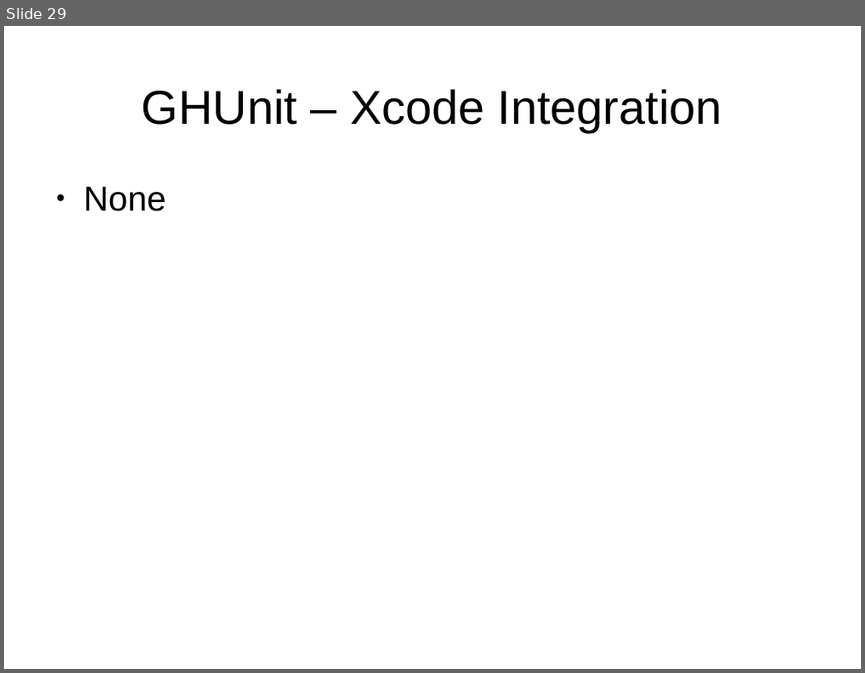
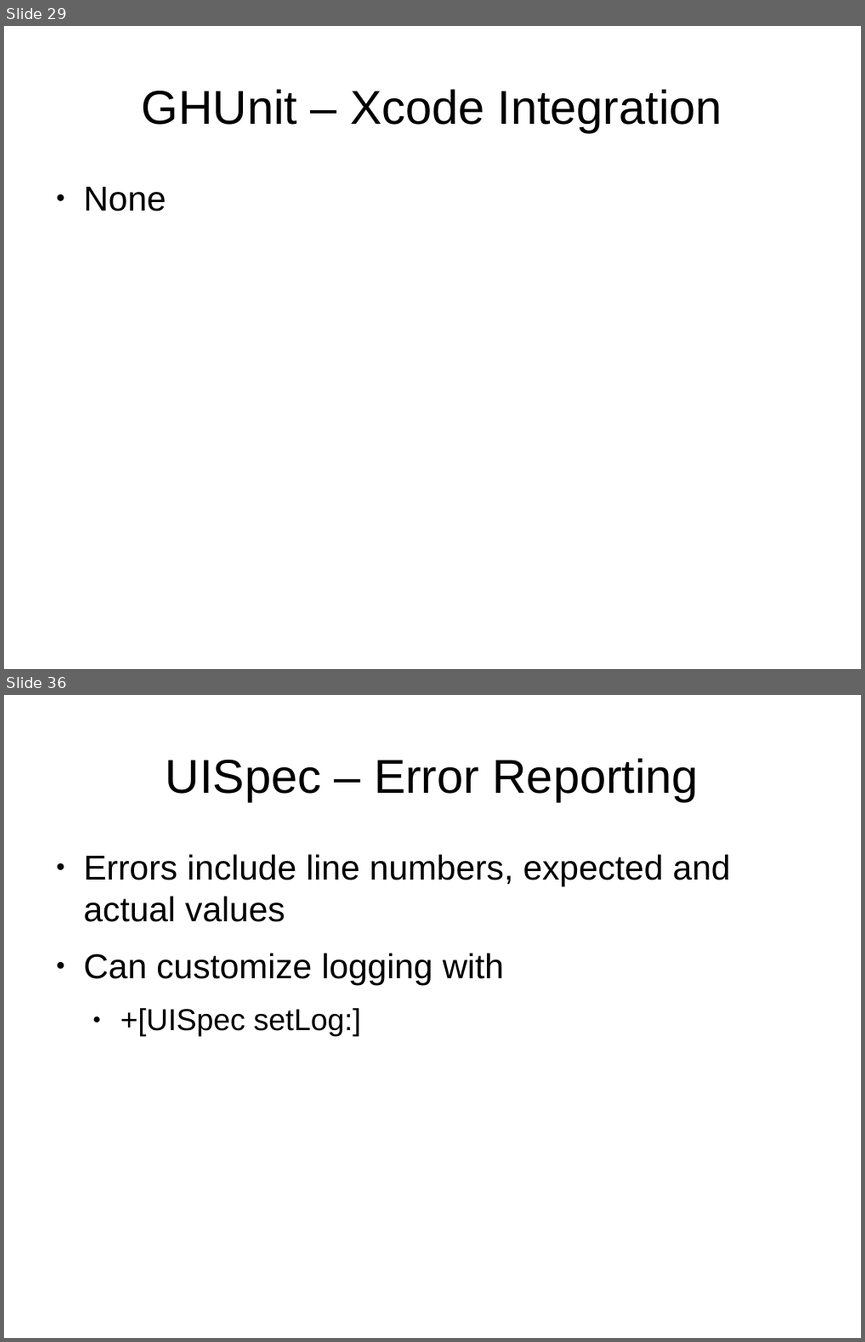
Before and after one commit to StlMobileDev/iPhone-Testing, a slide deck: Testing-Testing-iOS.odp. Shown one above the other, each under a label of ours: slide 29 before the commit, slides 29 and 36 after it; the slides between them are not shown. The pictures are 865x673 and 865x1342 pixels, drawn with LibreOffice and Linux fonts; fonts in the diff are those of the drawing. Boxes give left, top, right and bottom in pixels: in the first picture for what was removed or moved away, otherwise in the second. Text is boxed around its words. In the diff, an @@ line names an element or a change of style, - is before the commit and + after.

Commit message:
Updated with UISpec

```diff
--- a/Testing-Testing-iOS.odp
+++ b/Testing-Testing-iOS.odp
@@ slide 36 added at <box>4,695,861,1338</box>, background #FFFFFF @@
@@ title added at <box>166,758,698,801</box>, 44 pt, text #000000 @@
+UISpec – Error Reporting
@@ text added at <box>84,854,731,1037</box>, 32 pt, text #000000 @@
+● Errors include line numbers, expected and actual values
+● Can customize logging with
+  ● +[UISpec setLog:]
```
Also in this commit, not shown: 5 slides changed, 8 other slides added, 1 other file.
